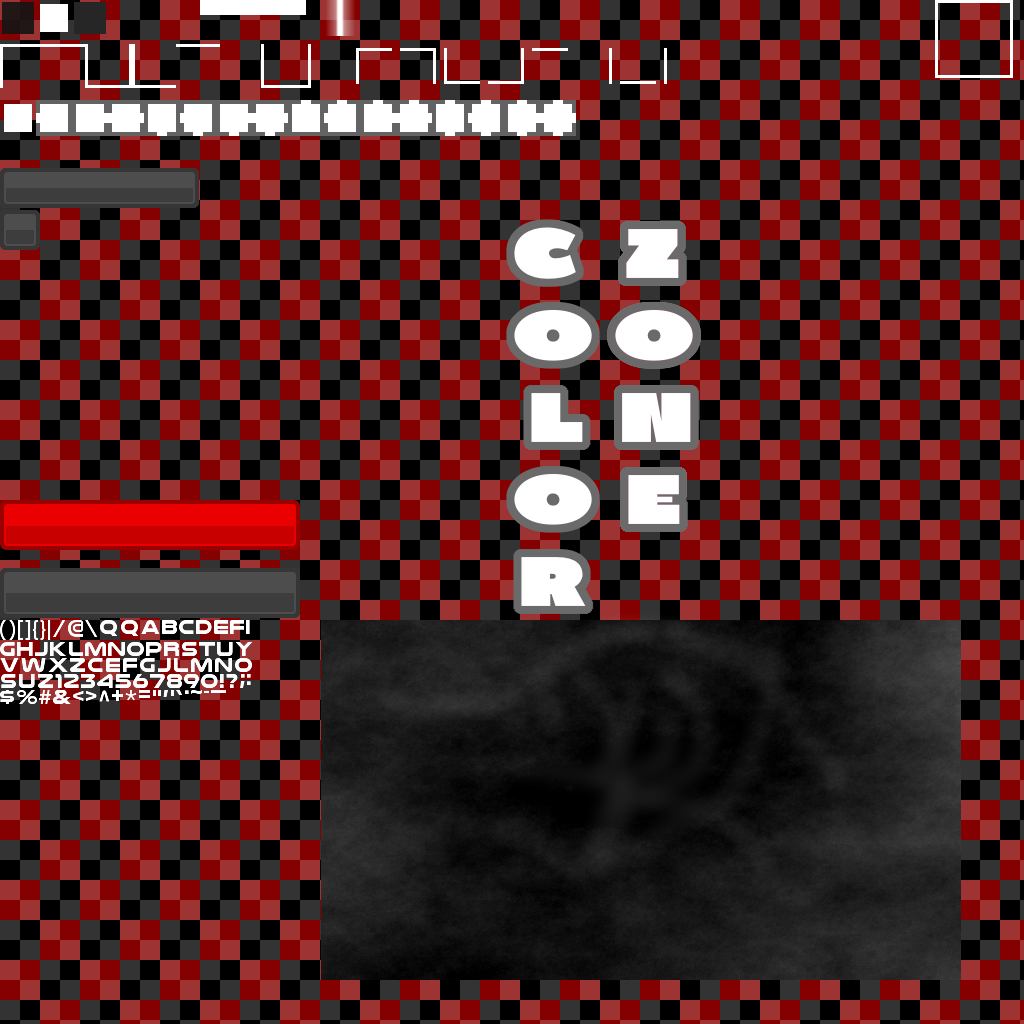
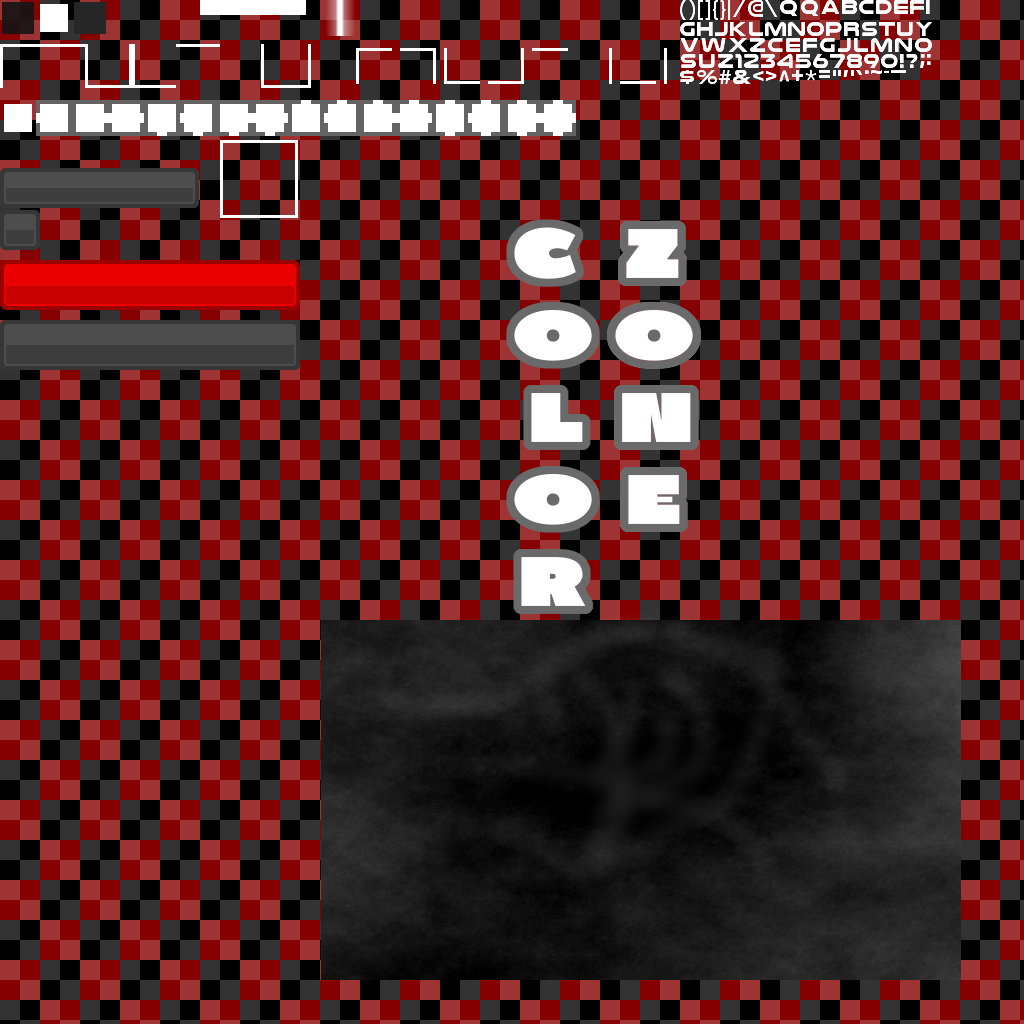
Revision of a layered (1024, 1024) image; what changed, layer by layer:
painted on "Ebene #1" over [0, 0, 1013, 704]
